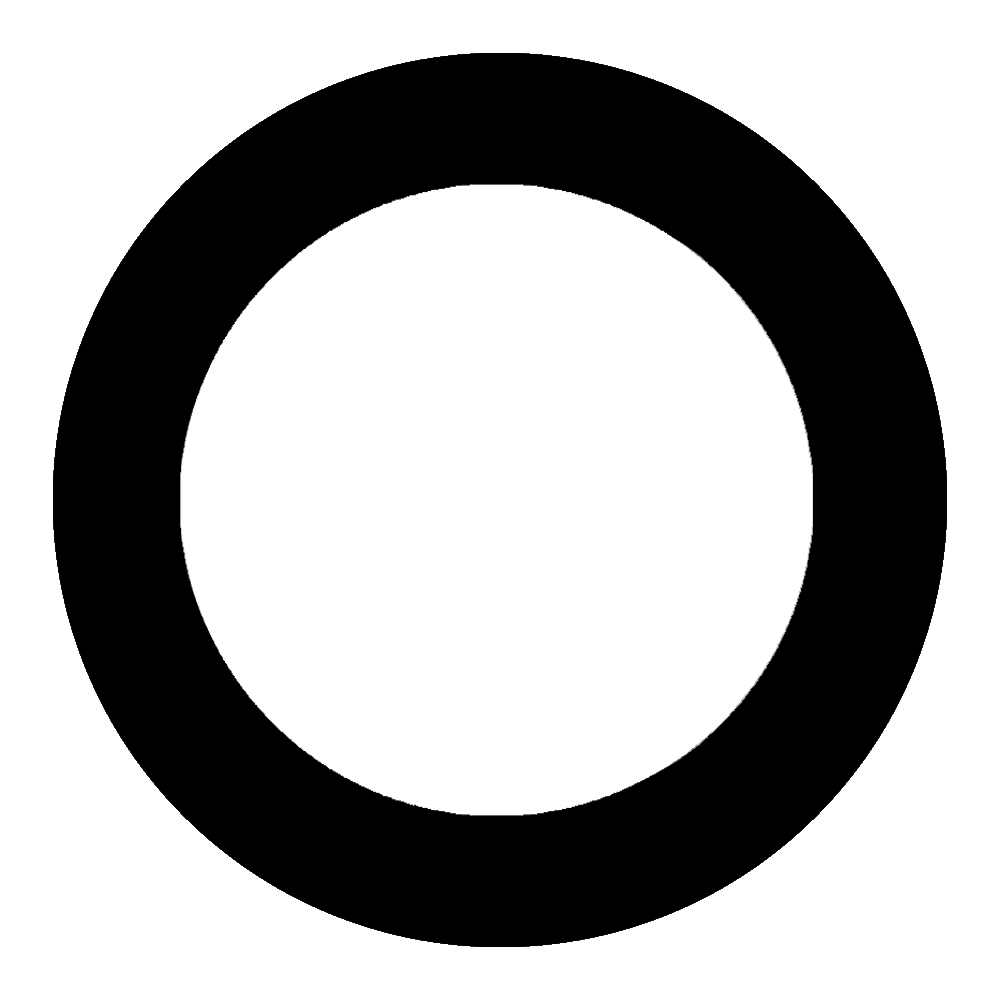
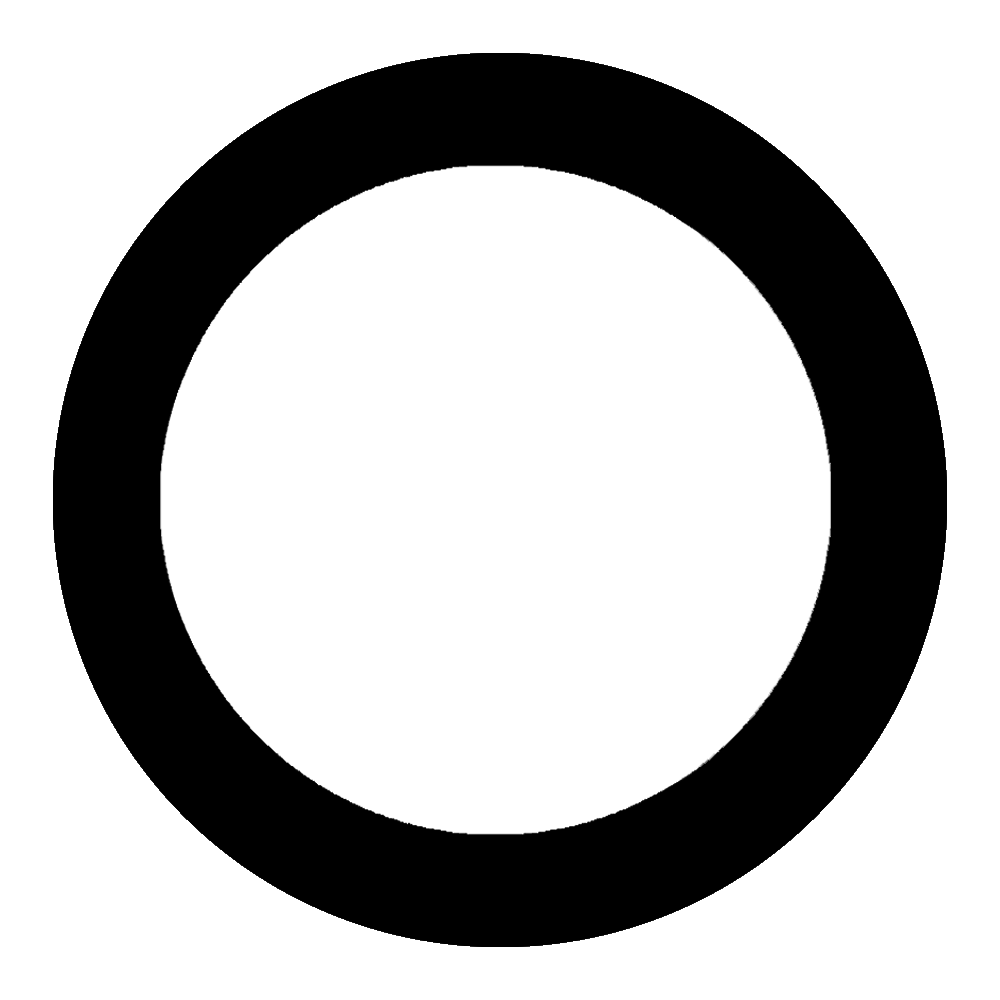
Layer changes from the first (1000, 1000) image to the second:
renamed "Layer 4" to "Layer 5", painted on it over (160, 165, 831, 835)
